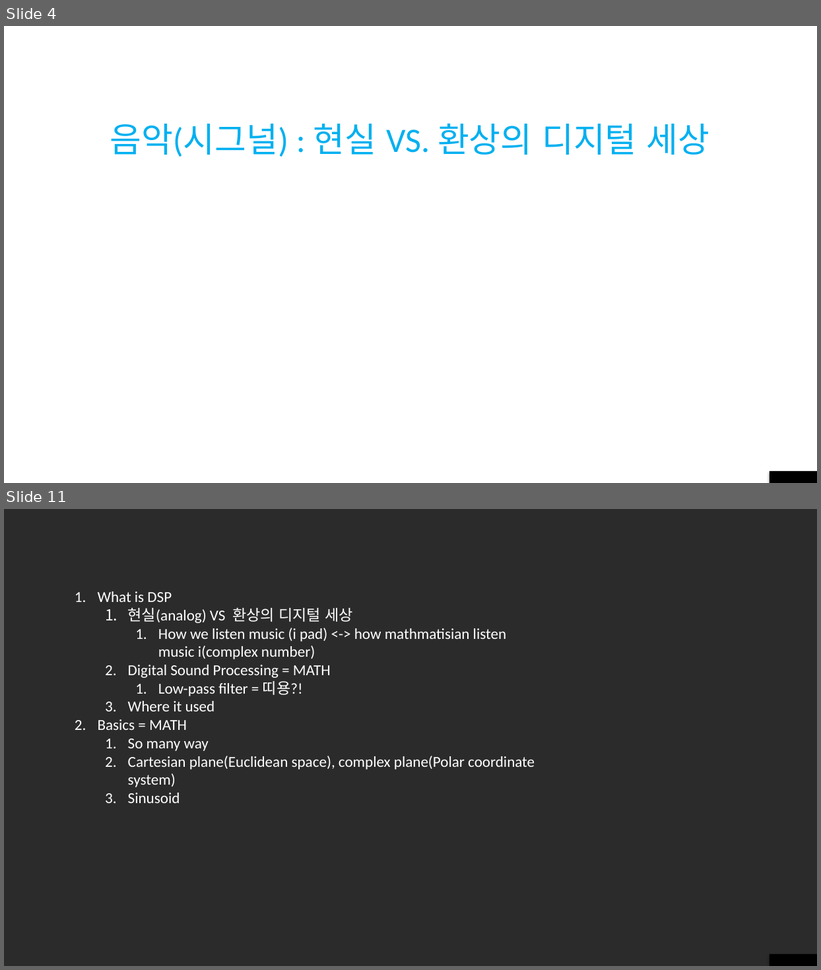
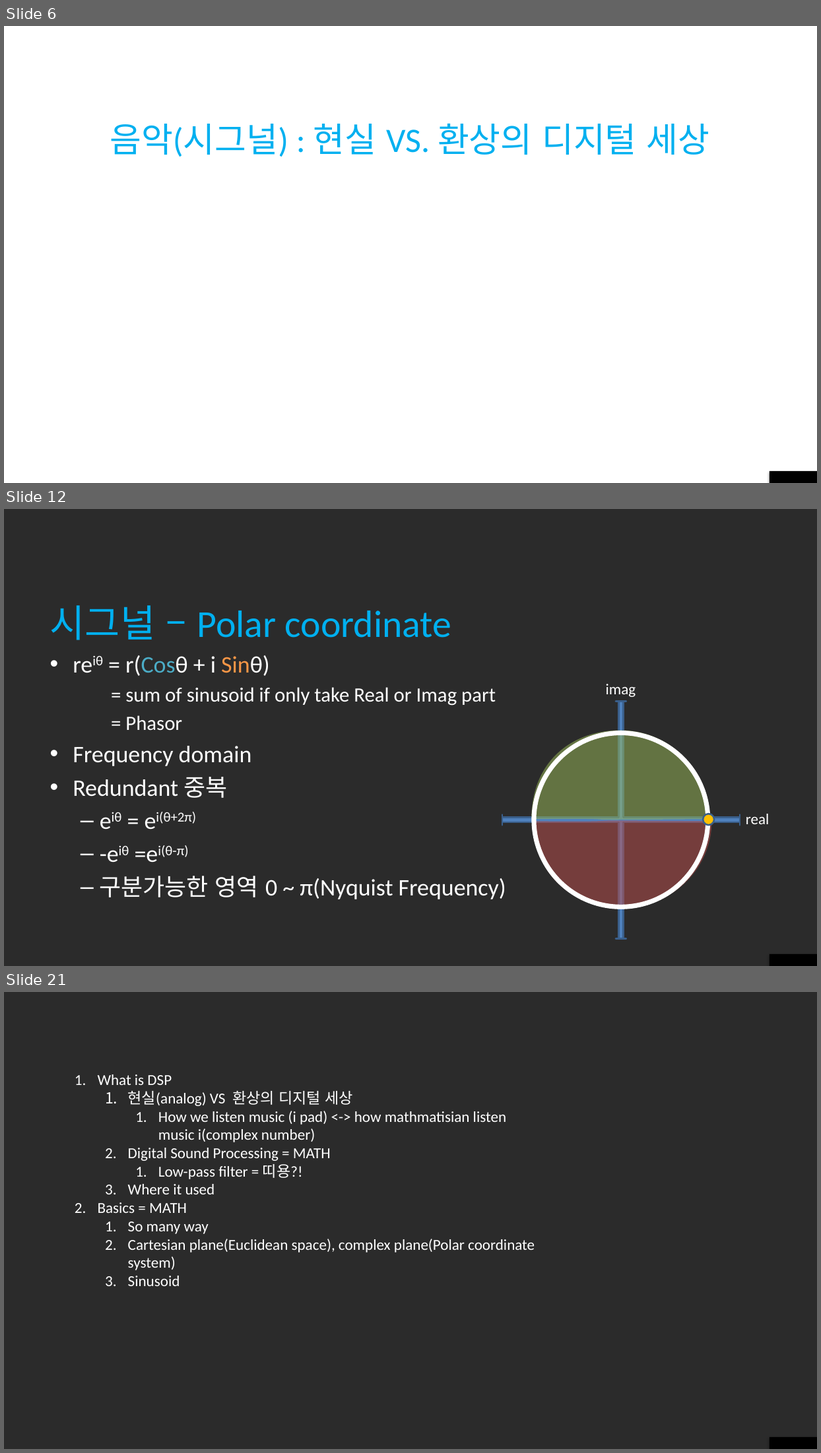
Before and after one commit to klimdev/DSP, a slide deck: 1. Introduction to DSP.pptx. Shown one above the other, each under a label of ours: slides 4 and 11 before the commit, slides 6, 12 and 21 after it; the slides between them are not shown. The pictures are 821x970 and 821x1453 pixels, drawn with LibreOffice and Linux fonts; fonts in the diff are those of the drawing; background and template pictures are left out; a plain dark background stands for a picture behind light text. Boxes give left, top, right and bottom in pixels: in the first picture for what was removed or moved away, otherwise in the second. Text is boxed around its words. In the diff, an @@ line names an element or a change of style, - is before the commit and + after.

```diff
--- a/1. Introduction to DSP.pptx
+++ b/1. Introduction to DSP.pptx
@@ slide 12 added at (4, 509, 817, 966), background picture (left out); not listed: 1 template element that a slide beside it also shows @@
@@ title added at (50, 605, 452, 640), 45 pt, text #00B0F0 @@
+시그널 – Polar coordinate
@@ text added at (73, 656, 506, 900), 28 pt, text #FFFFFF @@
+• reiθ = r(Cosθ + i Sinθ)
+    = sum of sinusoid if only take Real or Imag part
+    = Phasor
+• Frequency domain
+• Redundant 중복
+  – eiθ = ei(θ+2π)
+  – -eiθ =ei(θ-π)
+  – 구분가능한 영역 0 ~ π(Nyquist Frequency)
@@ text added at (606, 684, 636, 697), 18 pt, text #FFFFFF @@
+imag
@@ quad arrow added at (502, 701, 740, 939), fill #4F81BD, outline #3A5F8C 2 pt @@
@@ freeform shape added at (531, 730, 710, 820), fill #9BBB59 at 50% opacity @@
@@ ellipse added at (534, 733, 708, 908), outline #FFFFFF 5.5 pt @@
@@ freeform shape added at (534, 821, 712, 908), fill #C0504D at 50% opacity @@
@@ ellipse added at (703, 814, 715, 826), fill #FFC000, outline #3A5F8C 2 pt @@
@@ text added at (746, 814, 770, 824), 18 pt, text #FFFFFF @@
+real
@@ what was slide 4 is now slide 6 @@
@@ what was slide 11 is now slide 21 @@
```
Also in this commit, not shown: 4 slides changed, 9 other slides added, 4 other files.
